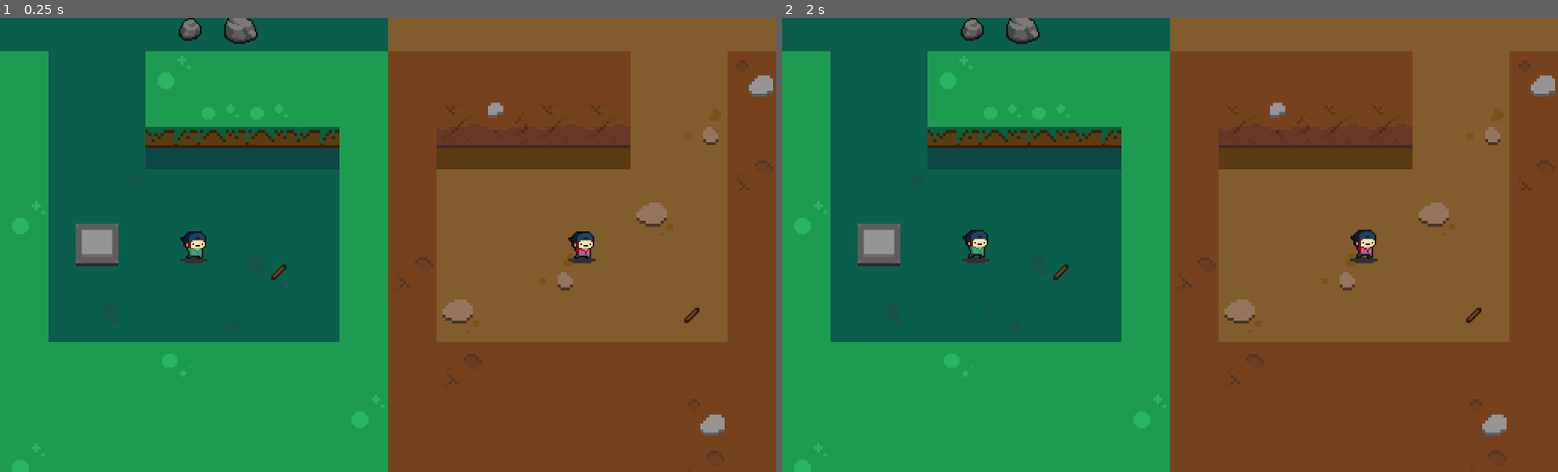
Above: before the commit, frames 1-2 (left to right).
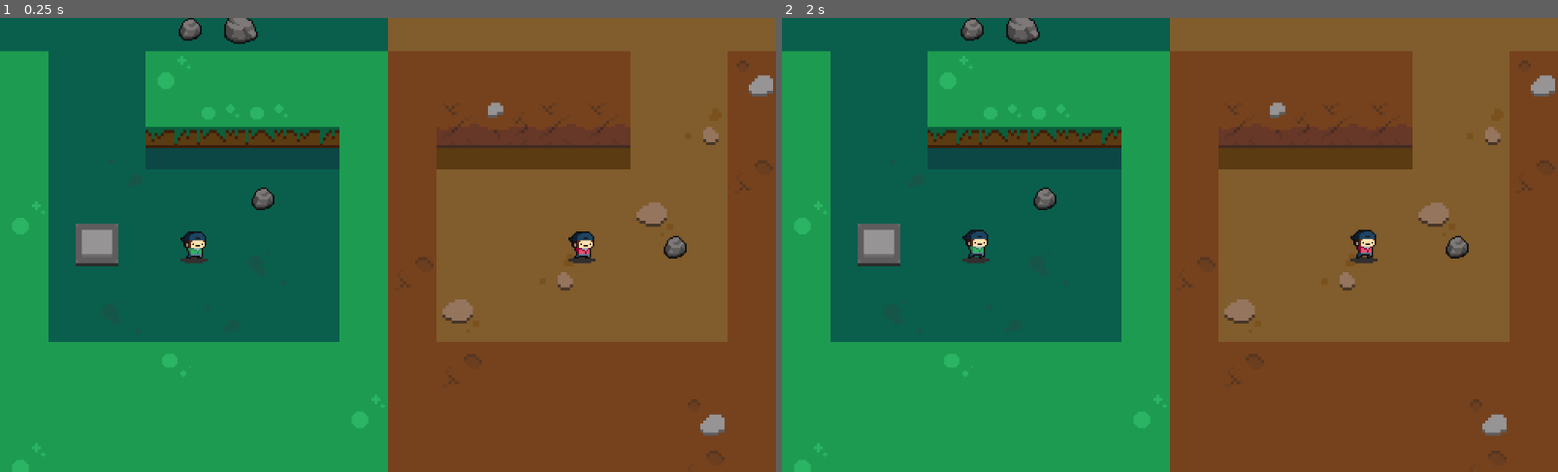
Above: after the commit, the same moments.

Repository: AlvarBer/Linked-Space
Game: Godot game, scene res://Assets/Scenes/game.tscn
Two runs of this game, one before a commit and one after it. Both use one fixed random seed, a clock stepped at 60 frames per second and the inputs below.
Inputs:
- Up to frame 1 (0.25 s): no input
- Up to frame 2 (2 s): tap Enter at 1.25 s

The runs differ from the first frame. In frame 1, 0.3% of the frame differs, in the area x 32-91%, y 37-68%; in frame 2, 0.3%.

Commit message:
Rocky now triggers stuff

Diff:
--- /dev/null
+++ b/Assets/Scenes/Rock.tscn
@@ -0,0 +1,62 @@
+[gd_scene load_steps=5 format=2]
+
+[ext_resource path="res://Assets/Scripts/body.gd" type="Script" id=1]
+[ext_resource path="res://Assets/Graphics/rock.png" type="Texture" id=2]
+
+[sub_resource type="RectangleShape2D" id=1]
+
+custom_solver_bias = 0.0
+extents = Vector2( 18, 18 )
+
+[sub_resource type="RectangleShape2D" id=2]
+
+custom_solver_bias = 0.0
+extents = Vector2( 22, 22 )
+
+[node name="Rock" type="StaticBody2D"]
+
+input_pickable = true
+collision_layer = 3
+collision_mask = 3
+constant_linear_velocity = Vector2( 0, 0 )
+constant_angular_velocity = 0.0
+friction = 1.0
+bounce = 0.0
+script = ExtResource( 1 )
+_sections_unfolded = [ "Collision", "Pickable", "Transform", "Visibility" ]
+world = null
+other = null
+
+[node name="Rock" type="Sprite" parent="." index="0"]
+
+texture = ExtResource( 2 )
+_sections_unfolded = [ "Animation", "Transform" ]
+
+[node name="CollisionShape2D" type="CollisionShape2D" parent="." index="1"]
+
+position = Vector2( -4, 2 )
+shape = SubResource( 1 )
+_sections_unfolded = [ "Transform", "Visibility" ]
+
+[node name="Area2D" type="Area2D" parent="." index="2"]
+
+input_pickable = true
+gravity_vec = Vector2( 0, 1 )
+gravity = 98.0
+linear_damp = 0.1
+angular_damp = 1.0
+collision_layer = 2
+collision_mask = 2
+audio_bus_override = false
+audio_bus_name = "Master"
+_sections_unfolded = [ "Collision" ]
+
+[node name="CollisionShape2D" type="CollisionShape2D" parent="Area2D" index="0"]
+
+position = Vector2( -4, 2 )
+shape = SubResource( 2 )
+_sections_unfolded = [ "Transform" ]
+
+[connection signal="body_entered" from="Area2D" to="." method="on_body_enter"]
+
+[connection signal="body_exited" from="Area2D" to="." method="on_body_exited"]
--- a/Assets/Scenes/map_1.tscn
+++ b/Assets/Scenes/map_1.tscn
@@ -1,7 +1,7 @@
 [gd_scene load_steps=8 format=2]
 
 [ext_resource path="res://Assets/Graphics/Map_1/map_1_tileset.tres" type="TileSet" id=1]
-[ext_resource path="res://Assets/Scenes/Stick.tscn" type="PackedScene" id=2]
+[ext_resource path="res://Assets/Scenes/Rock.tscn" type="PackedScene" id=2]
 [ext_resource path="res://Assets/Graphics/rock_2.png" type="Texture" id=3]
 [ext_resource path="res://Assets/Graphics/rock.png" type="Texture" id=4]
 [ext_resource path="res://Assets/Graphics/door.png" type="Texture" id=5]
@@ -34,12 +34,11 @@
 tile_data = PoolIntArray( -1179657, 8, 0, -1179656, 8, 0, -1179655, 8, 0, -1179654, 8, 0, -1179653, 8, 0, -1179652, 8,  …(6738 unchanged characters)…
 _sections_unfolded = [ "Cell" ]
 
-[node name="Stick" parent="." index="1" instance=ExtResource( 2 )]
+[node name="Rock" parent="." index="1" instance=ExtResource( 2 )]
 
-modulate = Color( 1, 1, 1, 1 )
-position = Vector2( 112.668, 36.0769 )
+position = Vector2( 96, -64 )
 world = "2"
-other = "Stick"
+other = "Rock"
 
 [node name="rock_2" type="Sprite" parent="." index="2"]
 
@@ -63,7 +62,6 @@
 position = Vector2( -128, 0 )
 world = "2"
 other = "door_0"
-permanent = false
 
 [node name="Player" parent="." index="6" instance=ExtResource( 7 )]
 
--- a/Assets/Scenes/map_2.tscn
+++ b/Assets/Scenes/map_2.tscn
@@ -3,8 +3,8 @@
 [ext_resource path="res://Assets/Graphics/Map_2/map_2_tilemap.tres" type="TileSet" id=1]
 [ext_resource path="res://Assets/Scenes/player.tscn" type="PackedScene" id=2]
 [ext_resource path="res://Assets/Graphics/player_2.png" type="Texture" id=3]
-[ext_resource path="res://Assets/Scenes/Stick.tscn" type="PackedScene" id=4]
-[ext_resource path="res://Assets/Scenes/door.tscn" type="PackedScene" id=5]
+[ext_resource path="res://Assets/Scenes/door.tscn" type="PackedScene" id=4]
+[ext_resource path="res://Assets/Scenes/Rock.tscn" type="PackedScene" id=5]
 
 [node name="Map" type="Node2D"]
 
@@ -37,13 +37,12 @@
 speed = 200
 texture = ExtResource( 3 )
 
-[node name="Stick" parent="." index="2" instance=ExtResource( 4 )]
-
-modulate = Color( 1, 1, 1, 1 )
-position = Vector2( 145.102, 92.4953 )
-world = "1"
-other = "Stick"
-
-[node name="door_0" parent="." index="3" instance=ExtResource( 5 )]
+[node name="door_0" parent="." index="2" instance=ExtResource( 4 )]
 
 position = Vector2( 96, -608 )
+
+[node name="Rock" parent="." index="3" instance=ExtResource( 5 )]
+
+position = Vector2( 128, 0 )
+world = "1"
+other = "Rock"
--- a/Assets/Scenes/player.tscn
+++ b/Assets/Scenes/player.tscn
@@ -128,7 +128,7 @@
 "values": [ 14, 15, 16, 17, 18 ]
 }
 
-[node name="Player" type="Node2D" index="0"]
+[node name="Player" type="Node2D"]
 
 script = ExtResource( 1 )
 _sections_unfolded = [ "Transform" ]
